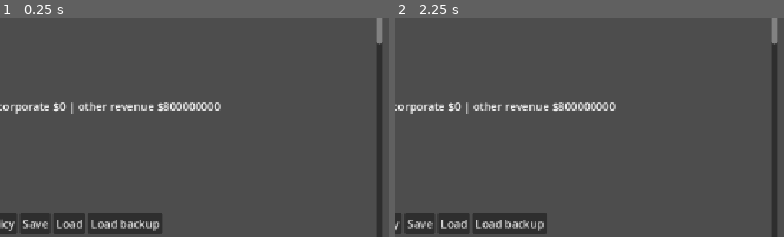
Above: before the commit, frames 1-2 (left to right).
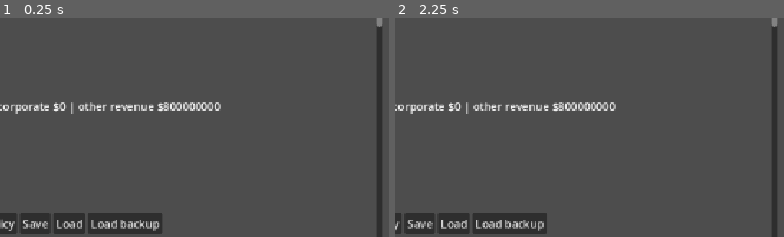
Above: after the commit, the same moments.

Repository: bhavishyadash/the-global-mandate
Game: Godot game, scene res://main.tscn
Same seed, same stepped clock (60 frames per second), same inputs: the game is played once before the commit and once after it.
Inputs:
- Up to frame 1 (0.25 s): no input
- Up to frame 2 (2.25 s): click "Advance one day" at 0.5 s; click "Save" at 1.25 s; click "Resume" at 2 s
The pictures show only the part of the screen within x 50-100%, y 33-83%; the shares and areas given below are measured in that part.

The runs differ from the first frame. In frame 1, 0.1% of the frame differs, in the area x 96-99%, y 3-13%; in frame 2, 0.1%.

Commit message:
Prototype executive directives and judicial review

Diff:
--- /dev/null
+++ b/simulation/institutions.gd
@@ -0,0 +1,80 @@
+extends RefCounted
+
+# These cases and outcomes are fictional test rules, not real legal advice.
+const CASES := {
+	"reporting": {"name": "Procurement reporting", "within_authority": true, "description": "Direct an agency to publish procurement reports under assumed existing authority."},
+	"override": {"name": "Override spending limit", "within_authority": false, "description": "Direct an agency to exceed a fictional statutory spending limit."},
+}
+var kind := ""
+var status := "none"
+var days := 0
+var progress := 0
+
+func issue(selected: String) -> bool:
+	if not CASES.has(selected) or status in ["under_review", "injunction", "upheld", "implemented"]:
+		return false
+	kind = selected
+	status = "under_review"
+	days = 0
+	progress = 0
+	return true
+
+func revoke() -> bool:
+	if status not in ["under_review", "injunction", "upheld", "implemented"]:
+		return false
+	status = "revoked"
+	return true
+
+func advance_day() -> String:
+	if status not in ["under_review", "injunction", "upheld"]:
+		return ""
+	days += 1
+	if status == "under_review" and kind == "override" and days == 10:
+		status = "injunction"
+		return "A court temporarily suspended the spending-limit directive."
+	if status == "under_review" or status == "upheld":
+		progress += 1
+	if days == 30:
+		if kind == "override":
+			status = "struck_down"
+			return "A court struck down the spending-limit directive under the fictional scenario rules."
+		status = "upheld"
+		return "A court upheld the reporting directive under the fictional scenario rules."
+	if status == "upheld" and progress >= 60:
+		status = "implemented"
+		return "The reporting directive reached full implementation."
+	return ""
+
+func export_state() -> Dictionary:
+	return {"kind": kind, "status": status, "days": days, "progress": progress}
+
+func import_state(data: Variant) -> bool:
+	if not data is Dictionary or not data.get("kind") is String or not data.get("status") is String:
+		return false
+	if not _whole(data.get("days")) or not _whole(data.get("progress")):
+		return false
+	var d := int(data.days)
+	var p := int(data.progress)
+	var k: String = data.kind
+	var s: String = data.status
+	if d < 0 or d > 60 or p < 0 or p > 60 or p > d:
+		return false
+	var valid := false
+	match s:
+		"none": valid = k == "" and d == 0 and p == 0
+		"under_review": valid = CASES.has(k) and d < 30 and p == d and (k != "override" or d < 10)
+		"injunction": valid = k == "override" and d >= 10 and d < 30 and p == 9
+		"upheld": valid = k == "reporting" and d >= 30 and d < 60 and p == d
+		"implemented": valid = k == "reporting" and d == 60 and p == 60
+		"struck_down": valid = k == "override" and d == 30 and p == 9
+		"revoked": valid = CASES.has(k) and d <= 60
+	if not valid:
+		return false
+	kind = k
+	status = s
+	days = d
+	progress = p
+	return true
+
+static func _whole(value: Variant) -> bool:
+	return (value is int or value is float) and is_finite(float(value)) and float(value) == floorf(float(value))
--- a/simulation/world.gd
+++ b/simulation/world.gd
@@ -2,6 +2,7 @@
 
 const Politics = preload("res://simulation/politics.gd")
 const Services = preload("res://simulation/services.gd")
+const Institutions = preload("res://simulation/institutions.gd")
 const PROCUREMENT_ANNUAL_COST := 10000000.0
 const ANNUAL_DEBT_RATE := 0.03
 const TEST_TAXABLE_BASE := 2000000000.0
@@ -9,6 +10,7 @@
 const CATEGORY_SHARES := {"Health": 0.30, "Education": 0.25, "Security": 0.20, "Infrastructure": 0.15, "Administration": 0.10}
 var politics = Politics.new()
 var services = Services.new()
+var institutions = Institutions.new()
 
 # All values here are fictional test data; rates are annual USD.
 const INITIAL_DATE := {"year": 2026, "month": 1, "day": 1}
@@ -70,6 +72,9 @@
 	country.approval = politics.approval()
 	if politics.advance_day():
 		add_event("Procurement policy implementation completed.")
+	var institutional_event: String = institutions.advance_day()
+	if not institutional_event.is_empty():
+		add_event(institutional_event)
 	date.day += 1
 	if date.day > days_in_month(date.year, date.month):
 		date.day = 1
@@ -103,7 +108,7 @@
 	var file := FileAccess.open(temporary, FileAccess.WRITE)
 	if file == null:
 		return "Could not open the save file for writing."
-	file.store_string(JSON.stringify({"version": 6, "date": date, "country": country, "events": events, "politics": politics.export_state(), "services": services.export_state()}))
+	file.store_string(JSON.stringify({"version": 7, "date": date, "country": country, "events": events, "politics": politics.export_state(), "services": services.export_state(), "institutions": institutions.export_state()}))
 	file.flush()
 	var error := file.get_error()
 	file.close()
@@ -153,7 +158,7 @@
 	if json.parse(file.get_as_text()) != OK:
 		return "Save contains invalid JSON."
 	var parsed: Variant = json.data
-	if not parsed is Dictionary or (parsed.get("version") != 1 and parsed.get("version") != 2 and parsed.get("version") != 3 and parsed.get("version") != 4 and parsed.get("version") != 5 and parsed.get("version") != 6):
+	if not parsed is Dictionary or (parsed.get("version") != 1 and parsed.get("version") != 2 and parsed.get("version") != 3 and parsed.get("version") != 4 and parsed.get("version") != 5 and parsed.get("version") != 6 and parsed.get("version") != 7):
 		return "Save is invalid or uses an unsupported version."
 	var d: Variant = parsed.get("date")
 	var c: Variant = parsed.get("country")
@@ -206,6 +211,9 @@
 			return "Save has invalid event data."
 	var loaded_politics = Politics.new()
 	var loaded_services = Services.new()
+	var loaded_institutions = Institutions.new()
+	if parsed.version >= 7 and not loaded_institutions.import_state(parsed.get("institutions")):
+		return "Save has invalid institutional data."
 	if parsed.version >= 5 and not loaded_services.import_state(parsed.get("services")):
 		return "Save has invalid service data."
 	if parsed.version >= 2:
@@ -233,6 +241,7 @@
 	country.population = int(c.population)
 	politics = loaded_politics
 	services = loaded_services
+	institutions = loaded_institutions
 	events.clear()
 	for event in e:
 		events.append(event)
@@ -319,6 +328,18 @@
 	add_event("Procurement vote failed or policy already active (%d of 100 seats)." % votes)
 	return false
 
+func issue_directive(kind: String) -> bool:
+	if not institutions.issue(kind):
+		return false
+	add_event("Executive issued the %s directive; the fictional court review began." % institutions.CASES[kind].name)
+	return true
+
+func revoke_directive() -> bool:
+	if not institutions.revoke():
+		return false
+	add_event("Executive revoked the %s directive; implementation stopped." % institutions.CASES[institutions.kind].name)
+	return true
+
 func vote_procurement_repeal() -> bool:
 	var votes: int = politics.votes_for_repeal()
 	if politics.repeal_procurement():
--- a/tests/simulation_test.gd
+++ b/tests/simulation_test.gd
@@ -59,6 +59,24 @@
 	assert(cycle.set_income_tax(0.60))
 	assert(is_equal_approx(cycle.country.approval, 80.0))
 	var government = World.new()
+	var lawful = World.new()
+	assert(not lawful.issue_directive("unknown"))
+	assert(lawful.issue_directive("reporting"))
+	assert(not lawful.issue_directive("override"))
+	for i in range(30):
+		lawful.advance_day()
+	assert(lawful.institutions.status == "upheld" and lawful.institutions.progress == 30)
+	for i in range(30):
+		lawful.advance_day()
+	assert(lawful.institutions.status == "implemented" and lawful.institutions.progress == 60)
+	assert(lawful.revoke_directive())
+	assert(lawful.institutions.status == "revoked")
+	assert(not lawful.revoke_directive())
+	assert(lawful.issue_directive("override"))
+	for i in range(10):
+		lawful.advance_day()
+	assert(lawful.institutions.status == "injunction" and lawful.institutions.progress == 9)
+	var injunction_save = lawful
 	assert(government.vote_procurement())
 	assert(not government.vote_procurement())
 	assert(not government.vote_procurement_repeal())
@@ -179,6 +197,32 @@
 	assert(long_run.date == {"year": 2046, "month": 1, "day": 1})
 	assert(absf(long_run.country.treasury - 3000000000.0) < 10.0)
 	var save_path := "res://tests/test_save.json"
+	assert(injunction_save.save_game(save_path).is_empty())
+	var injunction_reload = World.new()
+	assert(injunction_reload.load_game(save_path).is_empty())
+	assert(injunction_reload.institutions.status == "injunction")
+	for i in range(20):
+		injunction_reload.advance_day()
+	assert(injunction_reload.institutions.status == "struck_down")
+	assert(injunction_reload.institutions.progress == 9)
+	assert(injunction_reload.issue_directive("reporting"))
+	assert(injunction_reload.revoke_directive())
+	assert(injunction_reload.institutions.progress == 0)
+	var invalid_institutions: Dictionary = injunction_reload.institutions.export_state()
+	invalid_institutions.status = "implemented"
+	var invalid_institution_file := FileAccess.open(save_path, FileAccess.WRITE)
+	invalid_institution_file.store_string(JSON.stringify({"version": 7, "date": injunction_reload.date, "country": injunction_reload.country, "events": injunction_reload.events, "politics": injunction_reload.politics.export_state(), "services": injunction_reload.services.export_state(), "institutions": invalid_institutions}))
+	invalid_institution_file.close()
+	var unchanged_institutions: Dictionary = injunction_reload.institutions.export_state()
+	assert(not injunction_reload.load_game(save_path).is_empty())
+	assert(injunction_reload.institutions.export_state() == unchanged_institutions)
+	var old_institution_world = World.new()
+	var v6_file := FileAccess.open(save_path, FileAccess.WRITE)
+	v6_file.store_string(JSON.stringify({"version": 6, "date": old_institution_world.date, "country": old_institution_world.country, "events": old_institution_world.events, "politics": old_institution_world.politics.export_state(), "services": old_institution_world.services.export_state()}))
+	v6_file.close()
+	var v6 = World.new()
+	assert(v6.load_game(save_path).is_empty())
+	assert(v6.institutions.status == "none")
 	assert(tax_world.save_game(save_path).is_empty())
 	var tax_reload = World.new()
 	assert(tax_reload.load_game(save_path).is_empty())
--- a/tests/ui_test.gd
+++ b/tests/ui_test.gd
@@ -36,6 +36,11 @@
 	assert("Repeal support" in screen.politics_summary.text)
 	screen._repeal_policy()
 	assert(screen.world.politics.procurement_policy)
+	screen._issue_directive()
+	assert(screen.world.institutions.status == "under_review")
+	assert("reporting" in screen.directive_summary.text.to_lower())
+	screen._revoke_directive()
+	assert(screen.world.institutions.status == "revoked")
 	screen.world.date = {"year": 2029, "month": 12, "day": 31}
 	screen._advance_day()
 	assert(screen.world.politics.election_count == 1)
--- a/ui/main.gd
+++ b/ui/main.gd
@@ -22,6 +22,8 @@
 var additional_tax_picker: OptionButton
 var additional_tax: SpinBox
 var additional_tax_preview: Label
+var directive_picker: OptionButton
+var directive_summary: Label
 const SAVE_PATH := "user://prototype_save.json"
 
 func _ready() -> void:
@@ -171,6 +173,24 @@
 	repeal_button.text = "Vote to repeal procurement"
 	repeal_button.pressed.connect(_repeal_policy)
 	political_controls.add_child(repeal_button)
+	var directive_controls := HBoxContainer.new()
+	layout.add_child(directive_controls)
+	directive_picker = OptionButton.new()
+	directive_picker.add_item("Procurement reporting")
+	directive_picker.add_item("Override spending limit")
+	directive_controls.add_child(directive_picker)
+	var directive_button := Button.new()
+	directive_button.text = "Issue directive"
+	directive_button.pressed.connect(_issue_directive)
+	directive_controls.add_child(directive_button)
+	var revoke_button := Button.new()
+	revoke_button.text = "Revoke directive"
+	revoke_button.pressed.connect(_revoke_directive)
+	directive_controls.add_child(revoke_button)
+	directive_summary = Label.new()
+	directive_summary.autowrap_mode = TextServer.AUTOWRAP_WORD_SMART
+	layout.add_child(directive_summary)
+	directive_picker.item_selected.connect(func(_index: int): _refresh_directive())
 	var heading := Label.new()
 	heading.text = "RECENT DECISIONS"
 	layout.add_child(heading)
@@ -240,6 +260,15 @@
 
 func _repeal_policy() -> void:
 	world.vote_procurement_repeal()
+	_refresh()
+
+func _issue_directive() -> void:
+	var kind := "reporting" if directive_picker.selected == 0 else "override"
+	status.text = "Directive issued." if world.issue_directive(kind) else "Finish or revoke the active directive first."
+	_refresh()
+
+func _revoke_directive() -> void:
+	status.text = "Directive revoked." if world.revoke_directive() else "No active directive to revoke."
 	_refresh()
 
 func _save_game() -> void:
@@ -287,11 +316,19 @@
 	lines.append("Repeal support: %d/100 seats (opponents of the policy)." % world.politics.votes_for_repeal())
 	lines.append("Test policy requires a majority, takes 100 days and then costs $%.0f per year. Next illustrative election: January 1, %d. Seat allocation is a simplified placeholder." % [world.PROCUREMENT_ANNUAL_COST, world.next_election_year()])
 	politics_summary.text = "\n".join(lines)
+	_refresh_directive()
 	history.text = "\n".join(world.events.slice(0, 8))
 	_update_tax_preview(tax.value)
 	_update_additional_tax_preview(additional_tax.value)
 	_update_spending_preview(spending.value)
 	_update_category_preview(category_amount.value)
+
+func _refresh_directive() -> void:
+	var model = world.institutions
+	var selected := "reporting" if directive_picker.selected == 0 else "override"
+	var choice: Dictionary = model.CASES[selected]
+	var active_name: String = model.CASES[model.kind].name if model.CASES.has(model.kind) else "None"
+	directive_summary.text = "EXECUTIVE DIRECTIVES — fictional test rules\nSelected: %s. %s\nScenario authority: %s. Court review resolves after 30 days; the override is suspended after 10.\nCurrent: %s | status: %s | elapsed: %d days | agency progress: %d/60\nNo fiscal or economic effects are modeled." % [choice.name, choice.description, "within authority" if choice.within_authority else "exceeds authority", active_name, model.status, model.days, model.progress]
 
 func _update_tax_preview(value: float) -> void:
 	var preview: Dictionary = world.preview_income_tax(value / 100.0)
Not shown, changed: docs/GAME_DEVELOPMENT_REPORT.md
Not shown, changed: docs/SESSION_34.md
Not shown, changed: docs/SIMULATION_ARCHITECTURE.md
